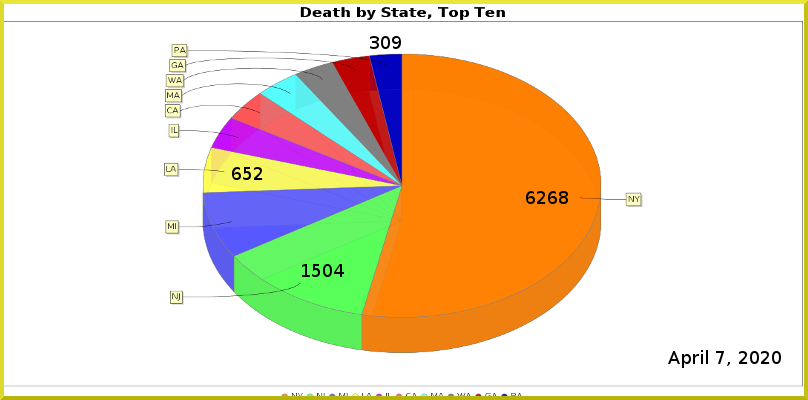
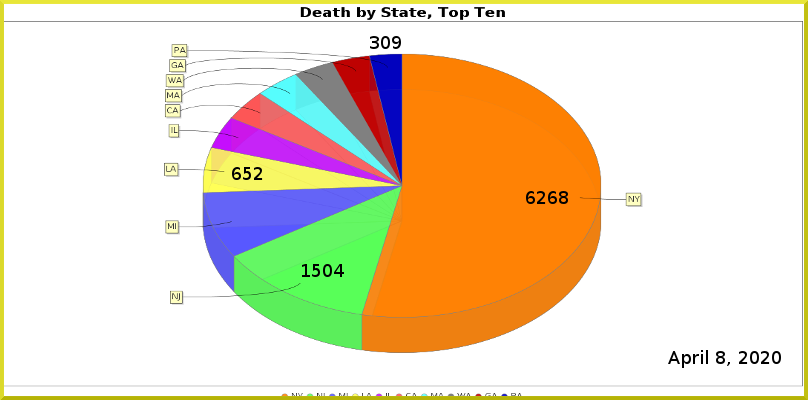
Before/after of a 808×400 layered artwork. What changed in the layer stack:
painted on "Current Date" over <box>716,351,725,364</box>
